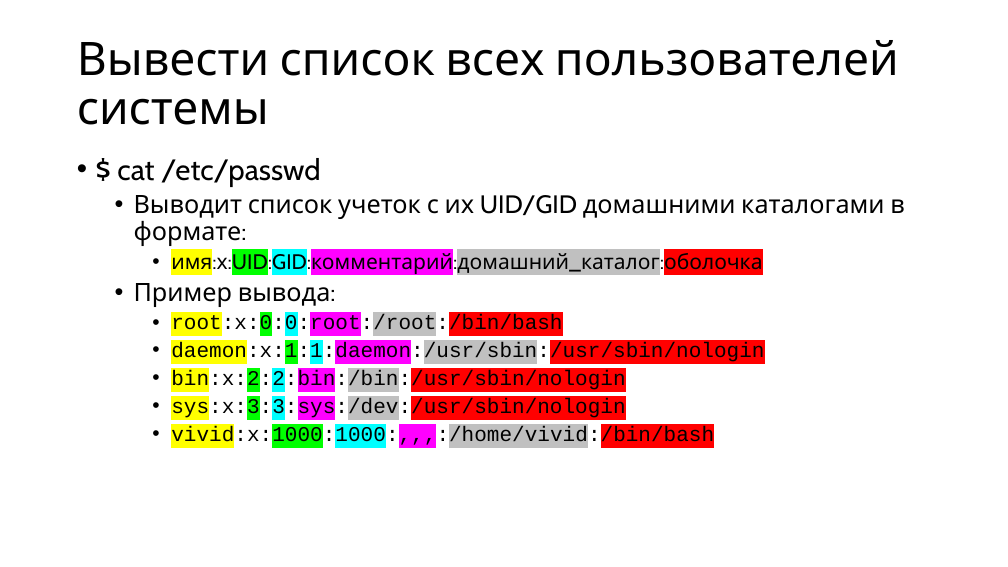
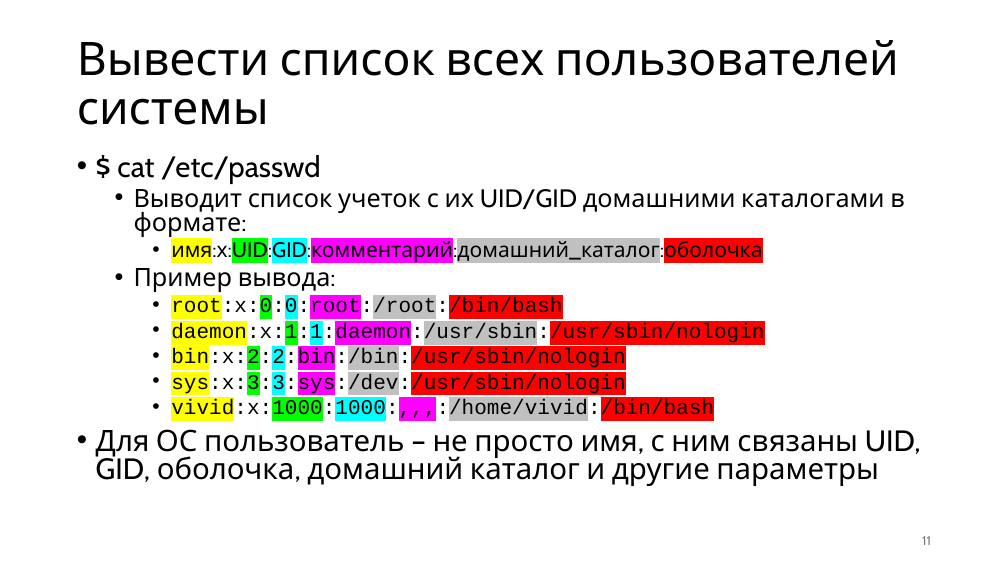
Before and after one commit to alexey-malov/os-course, a slide deck: slide 11 of lectures/02/Основные концепции ОС.pptx. Drawn at 1008x567 pixels with LibreOffice and Linux fonts; fonts in the diff are those of the drawing. Boxes give left, top, right and bottom in pixels: in the first picture for what was removed or moved away, otherwise in the second. Text is boxed around its words. In the diff, an @@ line names an element or a change of style, - is before the commit and + after.

```diff
--- a/lectures/02/Основные концепции ОС.pptx
+++ b/lectures/02/Основные концепции ОС.pptx
@@ text at box(117, 155, 905, 421): line spacing 0.9 to 0.8 @@
@@ text at box(96, 429, 921, 486): paragraph added @@
+• Для ОС пользователь – не просто имя, с ним связаны UID, GID, оболочка, домашний каталог и другие параметры
@@ page number added at box(922, 536, 931, 545), 12 pt, text #797979 @@
+11
```
Also in this commit, not shown: 28 other slides changed, 11 slides added, 43 slides removed, 2 other files.
